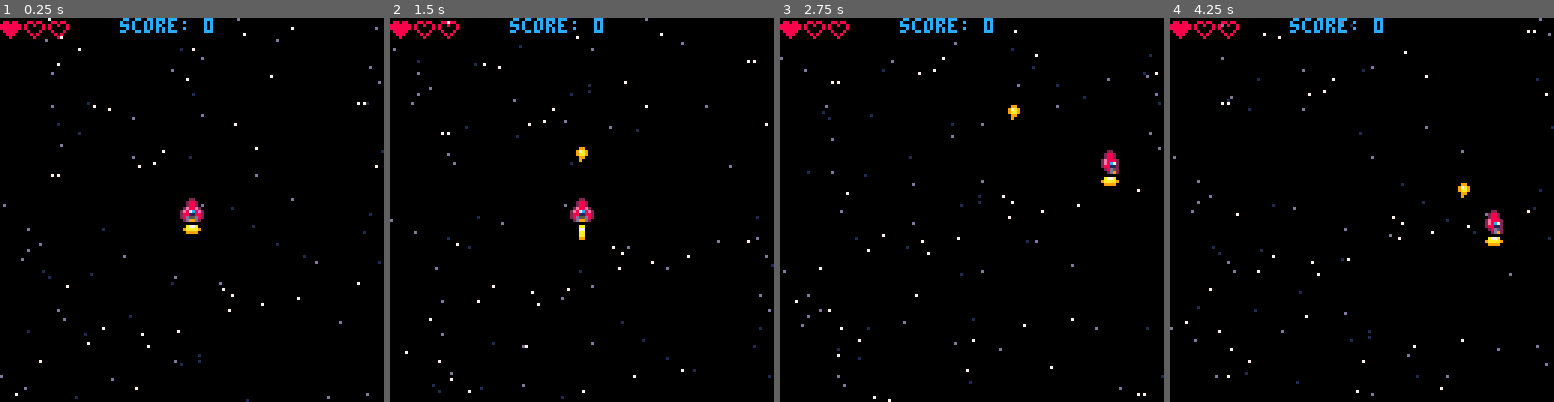
Above: before the commit, frames 1-4 (left to right).
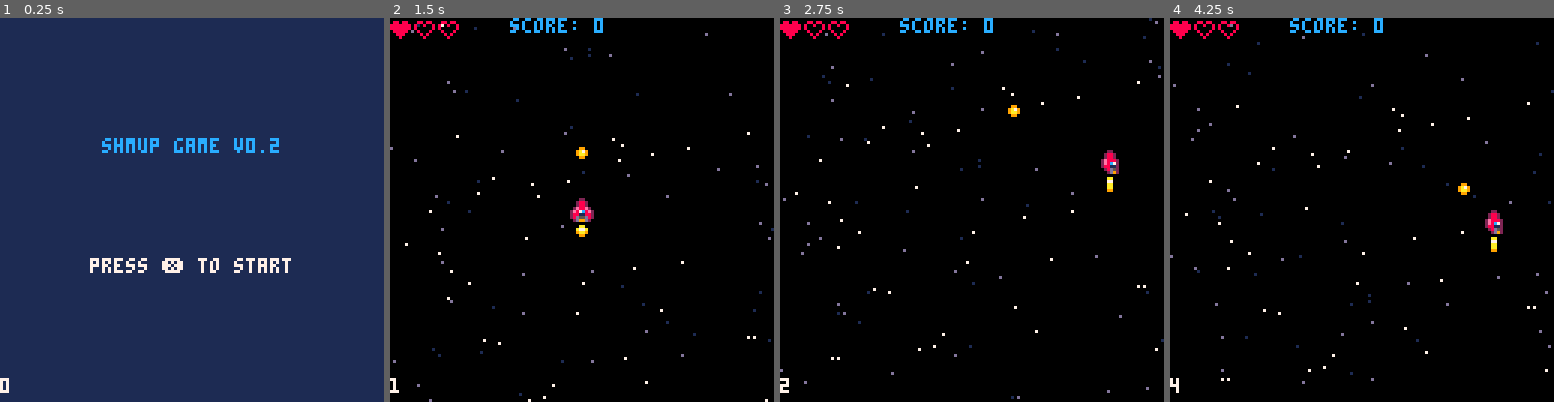
Above: after the commit, the same moments.

Repository: sirchras/p8-shmup
Game: PICO-8 cartridge shmup.p8
The game is run twice, just before and just after one commit, with the same random seed, the same clock (stepped at 60 frames per second) and the same inputs.
Inputs:
- Up to frame 1 (0.25 s): no input
- Up to frame 2 (1.5 s): tap X (X key) at 0.33, 1.07 s; tap O (Z key) at 0.7 s
- Up to frame 3 (2.75 s): hold Right 1.6-2.1 s; tap O (Z key) at 1.7, 2.1, 2.5 s; tap X (X key) at 1.85 s; hold Up 2.15-2.42 s; hold Right from 2.47 s (still down)
- Up to frame 4 (4.25 s): tap O (Z key) every 0.4 s from 2.9 to 4.1 s; tap X (X key) at 2.97, 4.08 s; release Right at 3.03 s; hold Left 3.08-3.58 s; hold Down 3.63-3.97 s; hold Right from 4.02 s (still down)

The runs differ from the first frame. In frame 1, 100% of the frame differs, in the area x 0-100%, y 0-100%; in frame 2, 1.3%; in frame 3, 1.4%; in frame 4, 1.4%.

Commit message:
add game states, start/end screen

Diff:
--- a/shmup.p8
+++ b/shmup.p8
@@ -1,7 +1,49 @@
 pico-8 cartridge // http://www.pico-8.com
 version 41
 __lua__
+--main
 function _init()
+	--state
+	state="start"
+end
+
+function _update()
+	local update={
+		start=update_start,
+		game=update_game,
+		over=update_over
+	}
+	update[state]()
+end
+
+function _draw()
+	local draw={
+		start=draw_start,
+		game=draw_game,
+		over=draw_over
+	}
+	draw[state]()
+	--debug time
+	print(flr(time()),0,120,7)
+end
+-->8
+--start state
+function update_start()
+	if btnp(❎) then
+		--start game
+		init_game()
+		state="game"
+	end
+end
+
+function draw_start()
+	cls(1)
+	print("shmup game v0.2",34,40,12)
+	print("press ❎ to start",30,80,7)
+end
+-->8
+--game state
+function init_game()
 	--player
 	p_s=2
 	f_s=5
@@ -16,7 +58,7 @@
 	bg_update,bg_draw=bgrnd()
 end
 
-function _update()
+function update_game()
 	--⬆️⬇️⬅️➡️
 	p_s=2
 	dx,dy=0,0
@@ -46,14 +88,14 @@
 	bg_update()
 end
 
-function _draw()
+function draw_game()
 	cls(0)
 	--background
 	bg_draw()
 	--player
 	spr(p_s,x,y)
 	spr(f_s,x,y+8)
-	if b_y then spr(16,b_x,b_y) end
+	if b_y then spr(36,b_x,b_y) end
 	if m_flsh>0 then
 		circfill(x+4,y,m_flsh,7)
 	end
@@ -95,6 +137,21 @@
 	end
 	return _update,_draw
 end
+-->8
+--over state
+function update_over()
+	if btnp(❎) then
+		--start game
+		init_game()
+		state="game"
+	end
+end
+
+function draw_over()
+	cls(8)
+	print("game over",48,40,1)
+	print("press ❎ to restart",30,80,6+ceil(sin(time())))
+end
 
 
 
Not shown, changed: 18 lines of the sprite sheet (__gfx__) section of shmup.p8
